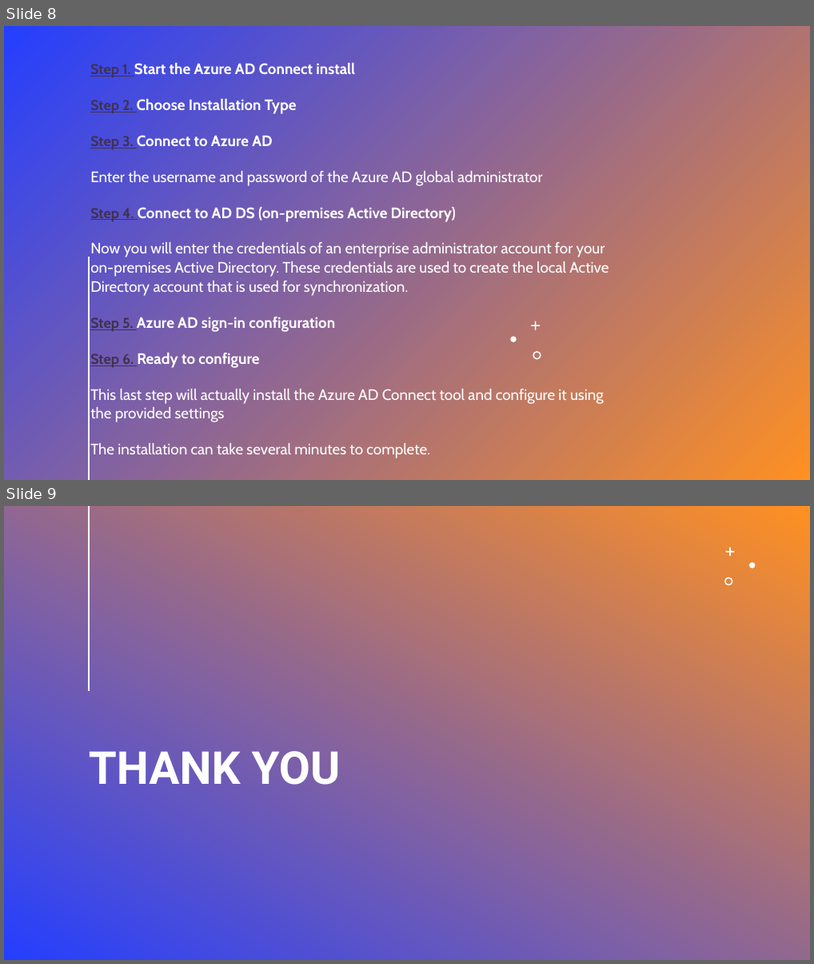
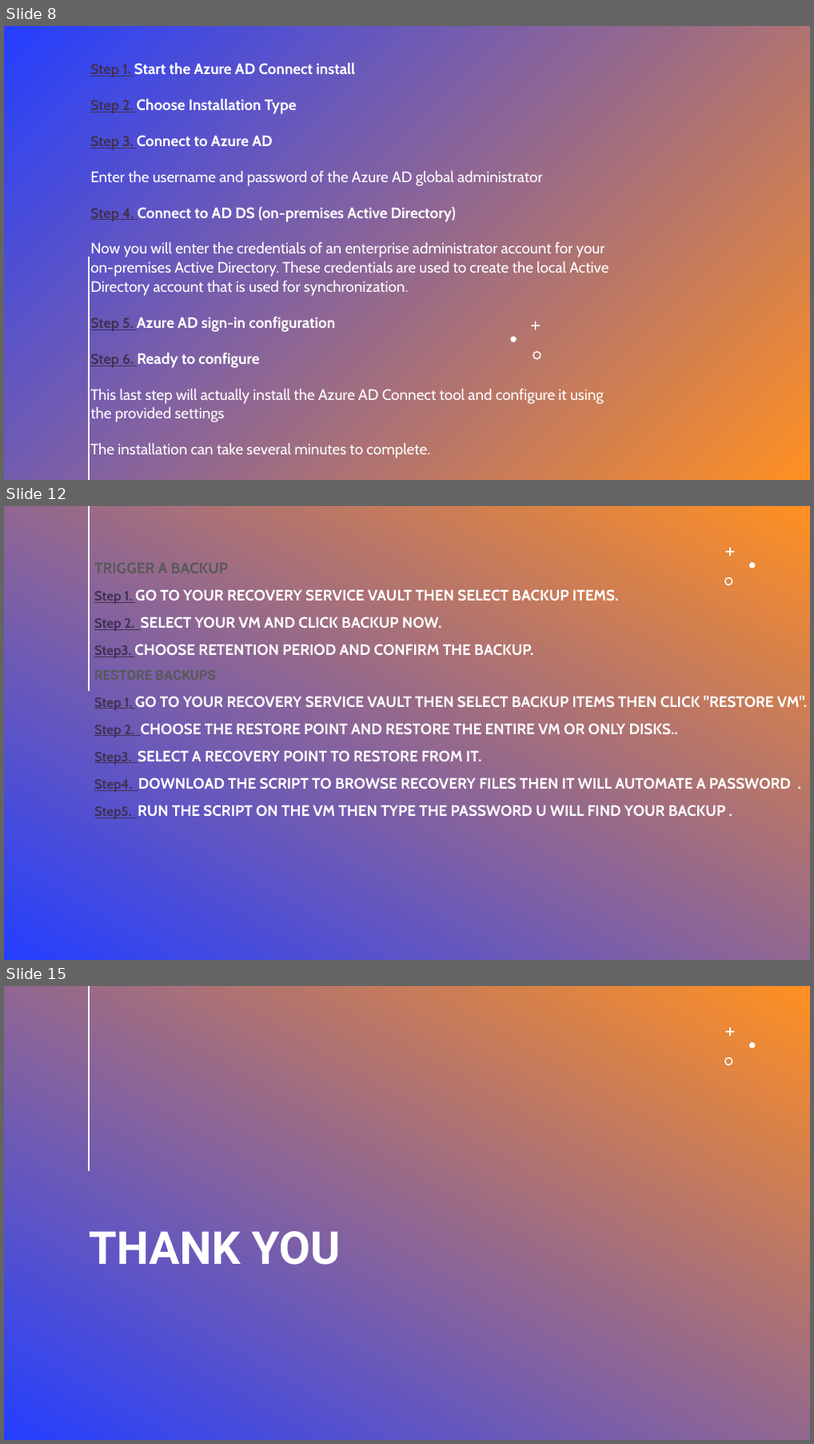
Before and after one commit to ahmedmortadasayed/Azure-cloud-solution-ONL2_ISS1_G1-, a slide deck: Final Presentation.pptx. Shown one above the other, each under a label of ours: slides 8 and 9 before the commit, slides 8, 12 and 15 after it; the slides between them are not shown. The pictures are 814x964 and 814x1444 pixels, drawn with LibreOffice and Linux fonts; fonts in the diff are those of the drawing. Boxes give left, top, right and bottom in pixels: in the first picture for what was removed or moved away, otherwise in the second. Text is boxed around its words. In the diff, an @@ line names an element or a change of style, - is before the commit and + after.

```diff
--- a/Final Presentation.pptx
+++ b/Final Presentation.pptx
@@ slide 12 added at (4, 506, 810, 960), background gradient #243FFF to #FF9022; not listed: 4 template elements that a slide beside it also shows @@
@@ title added at (94, 563, 807, 819), 18 pt, text #FFFFFF, bold @@
+TRIGGER A BACKUP
+Step 1. GO TO YOUR RECOVERY SERVICE VAULT THEN SELECT BACKUP ITEMS.
+Step 2. SELECT YOUR VM AND CLICK BACKUP NOW.
+Step3. CHOOSE RETENTION PERIOD AND CONFIRM THE BACKUP.
+RESTORE BACKUPS
+Step 1. GO TO YOUR RECOVERY SERVICE VAULT THEN SELECT BACKUP ITEMS THEN CLICK "RESTORE VM".
+Step 2. CHOOSE THE RESTORE POINT AND RESTORE THE ENTIRE VM OR ONLY DISKS..
+Step3. SELECT A RECOVERY POINT TO RESTORE FROM IT.
+Step4. DOWNLOAD THE SCRIPT TO BROWSE RECOVERY FILES THEN IT WILL AUTOMATE A PASSWORD .
+Step5. RUN THE SCRIPT ON THE VM THEN TYPE THE PASSWORD U WILL FIND YOUR BACKUP .
@@ what was slide 9 is now slide 15 @@
```
Also in this commit, not shown: 5 other slides added, 5 other files.
